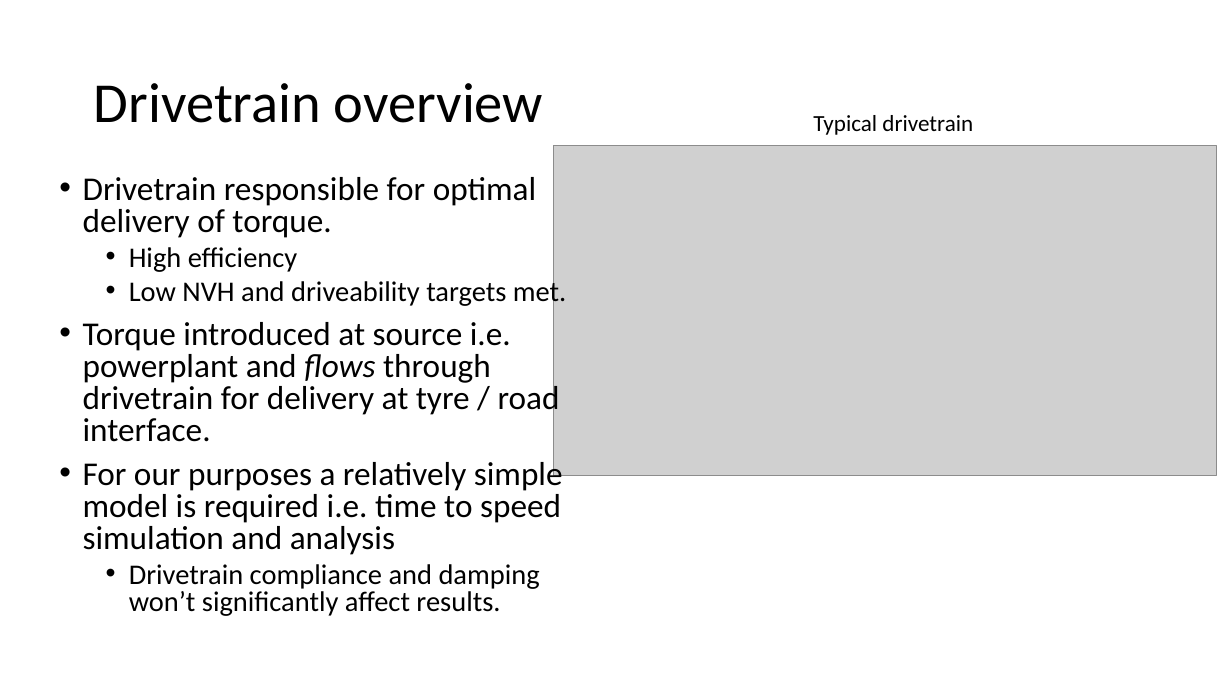
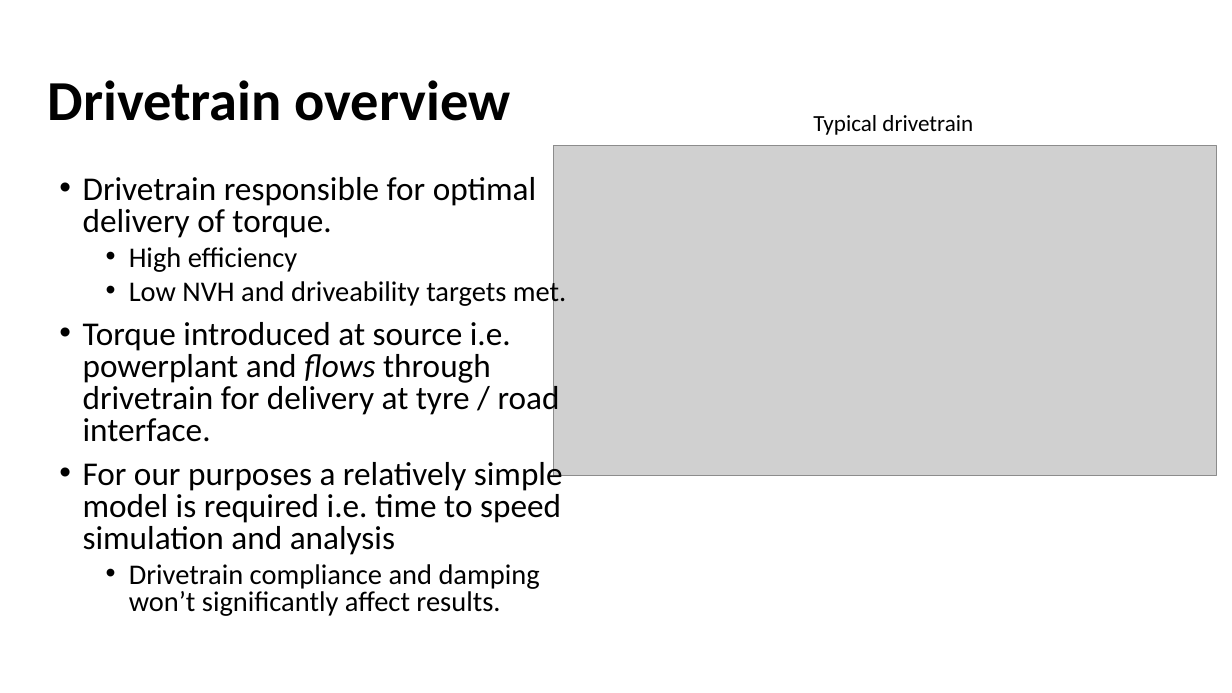
Before and after one commit to bamason2/ttc066-module, a slide deck: slide 2 of docs/lectures/Drivetrain Modelling II.pptx. Drawn at 1232x693 pixels with LibreOffice and Linux fonts; fonts in the diff are those of the drawing; grey boxes stand for pictures; background and template pictures are left out. Boxes give left, top, right and bottom in pixels: in the first picture for what was removed or moved away, otherwise in the second. Text is boxed around its words. In the diff, an @@ line names an element or a change of style, - is before the commit and + after.

Commit message:
Drivetrain modelling II
minor formatting changes to lecture slides

```diff
--- a/docs/lectures/Drivetrain Modelling II.pptx
+++ b/docs/lectures/Drivetrain Modelling II.pptx
@@ title "Drivetrain overview": place and size @@
-title "Drivetrain overview" at box(94, 83, 543, 123)
+title "Drivetrain overview" at box(48, 80, 511, 121)
@@ title "Drivetrain overview" at box(48, 80, 511, 121): bold on @@
```
Also in this commit, not shown: 14 other slides changed, 1 other file.
